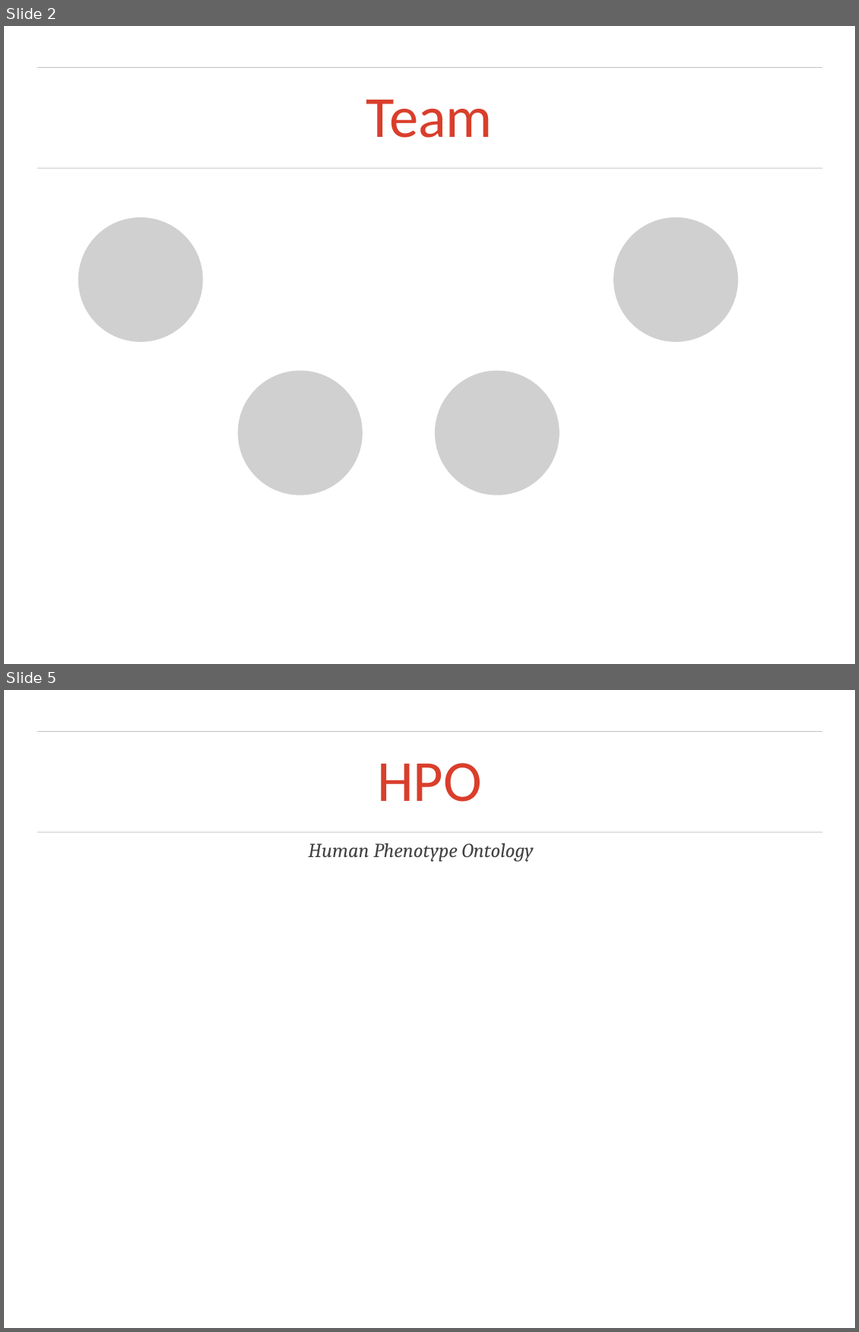
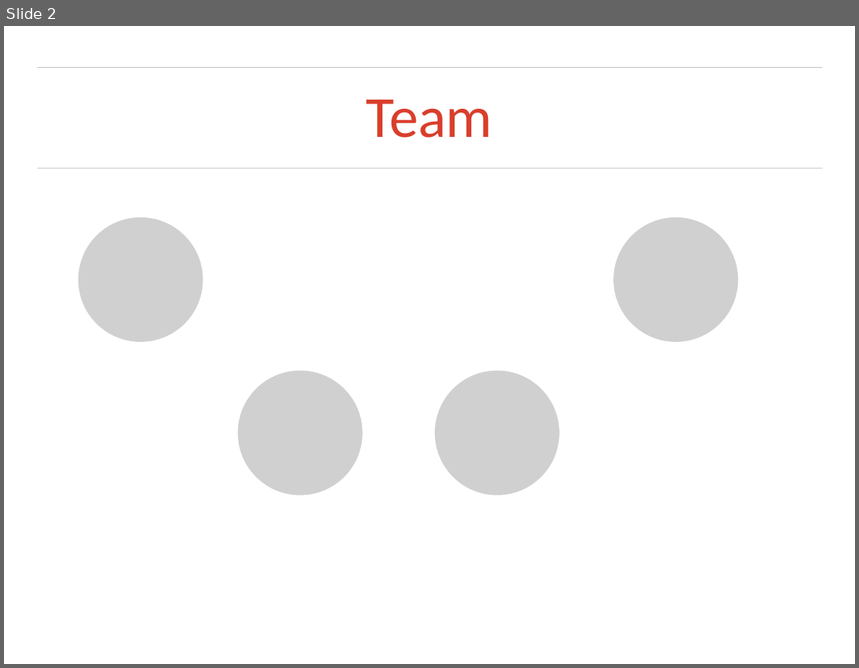
Before and after one commit to otarabai/pp2ex, a slide deck: presentations/2014.01.23/final_presentation.ppt. Shown one above the other, each under a label of ours: slides 2 and 5 before the commit, slide 2 after it; the slides between them are not shown. The pictures are 859x1332 and 859x668 pixels, drawn with LibreOffice and Linux fonts; fonts in the diff are those of the drawing; grey boxes stand for pictures; background and template pictures are left out. Boxes give left, top, right and bottom in pixels: in the first picture for what was removed or moved away, otherwise in the second. Text is boxed around its words. In the diff, an @@ line names an element or a change of style, - is before the commit and + after.

```diff
--- a/presentations/2014.01.23/final_presentation.ppt
+++ b/presentations/2014.01.23/final_presentation.ppt
@@ slide 5 removed at <box>4,690,855,1328</box>, background picture (left out); not listed: 2 template elements that a slide beside it also shows @@
@@ title removed at <box>377,763,482,802</box> @@
-HPO
@@ free removed at <box>305,832,545,866</box> @@
-Human Phenotype Ontology
```
Also in this commit, not shown: 6 slides changed, 7 slides added, 8 other slides removed, 6 other files.
